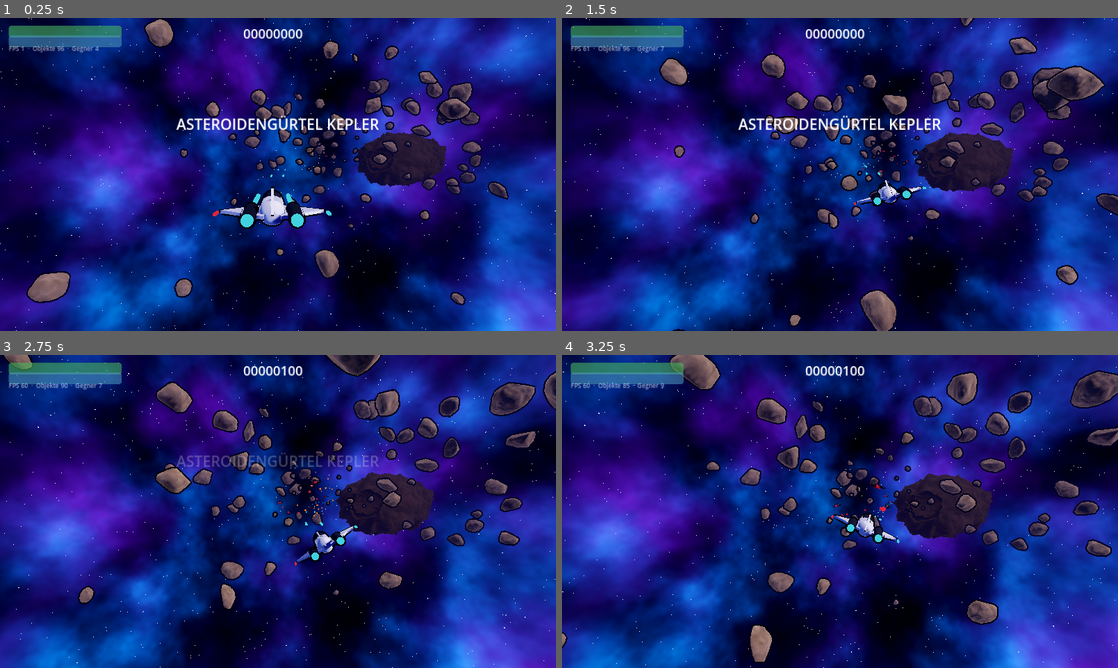
Above: before the commit, frames 1-4 (two rows, left to right).
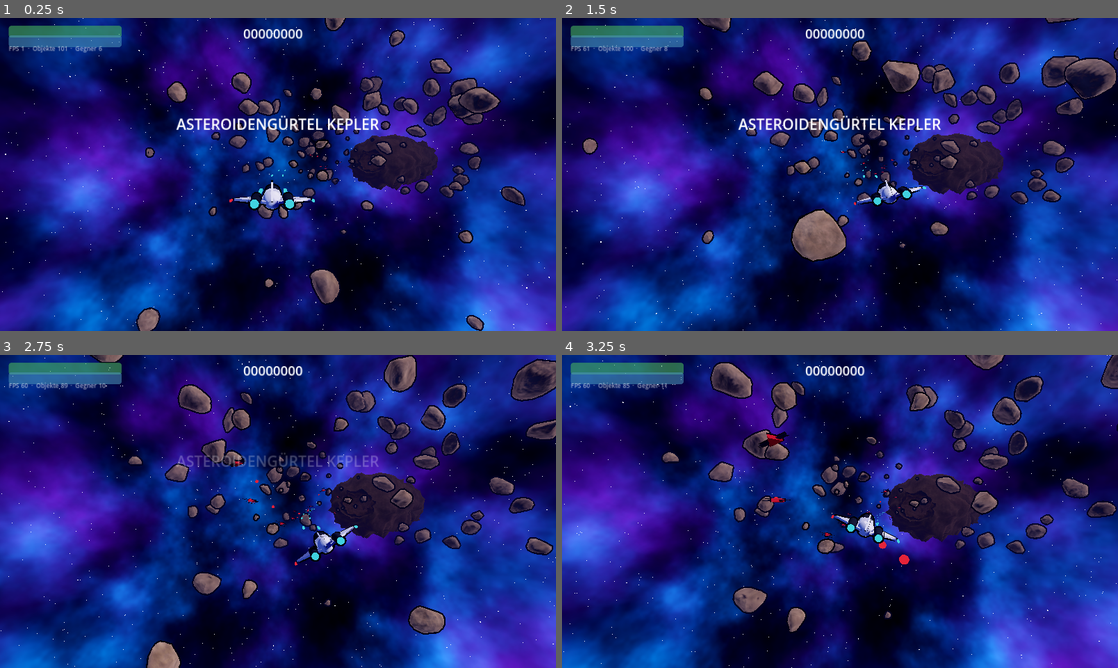
Above: after the commit, the same moments.

Repository: benjamin1-bot/nova-squadron
Game: Godot game, scene res://main.tscn
The game is run twice, just before and just after one commit, with the same random seed, the same clock (stepped at 60 frames per second) and the same inputs.
Inputs (mouse positions are in pixels of both pictures, inside the frame that each line leads up to):
- Up to frame 1 (0.25 s): no input
- Up to frame 2 (1.5 s): move the mouse to (962, 158) at 0.52 s; hold D 0.53-1.25 s; click (962, 158) at 0.67 s; drag from (728, 190) to (812, 237) at 1.27 s
- Up to frame 3 (2.75 s): move the mouse to (333, 442) at 2.02 s; hold D from 2.03 s (still down)
- Up to frame 4 (3.25 s): release D at 2.75 s; drag from (812, 574) to (673, 464) at 2.77 s

The runs differ from the first frame. In frame 1, 50% of the frame differs, in the area x 0-100%, y 0-100%; in frame 2, 53%; in frame 3, 51%; in frame 4, 49%.

Commit message:
Godot: Start weiter vorn, Kamera nicht im Schiff
Co-Authored-By: Claude Opus 5.5 <noreply@anthropic.com>
Claude-Session: https://claude.ai/code/session_01JTmDVUsA7YzDjQMUVRdfSx

Diff:
--- a/godot/main.gd
+++ b/godot/main.gd
@@ -9,7 +9,7 @@
 const BULLET_SPEED := 170.0
 
 var speed := 42.0
-var s := 0.0
+var s := 30.0
 var t_game := 0.0
 
 # --- Bahn ---
